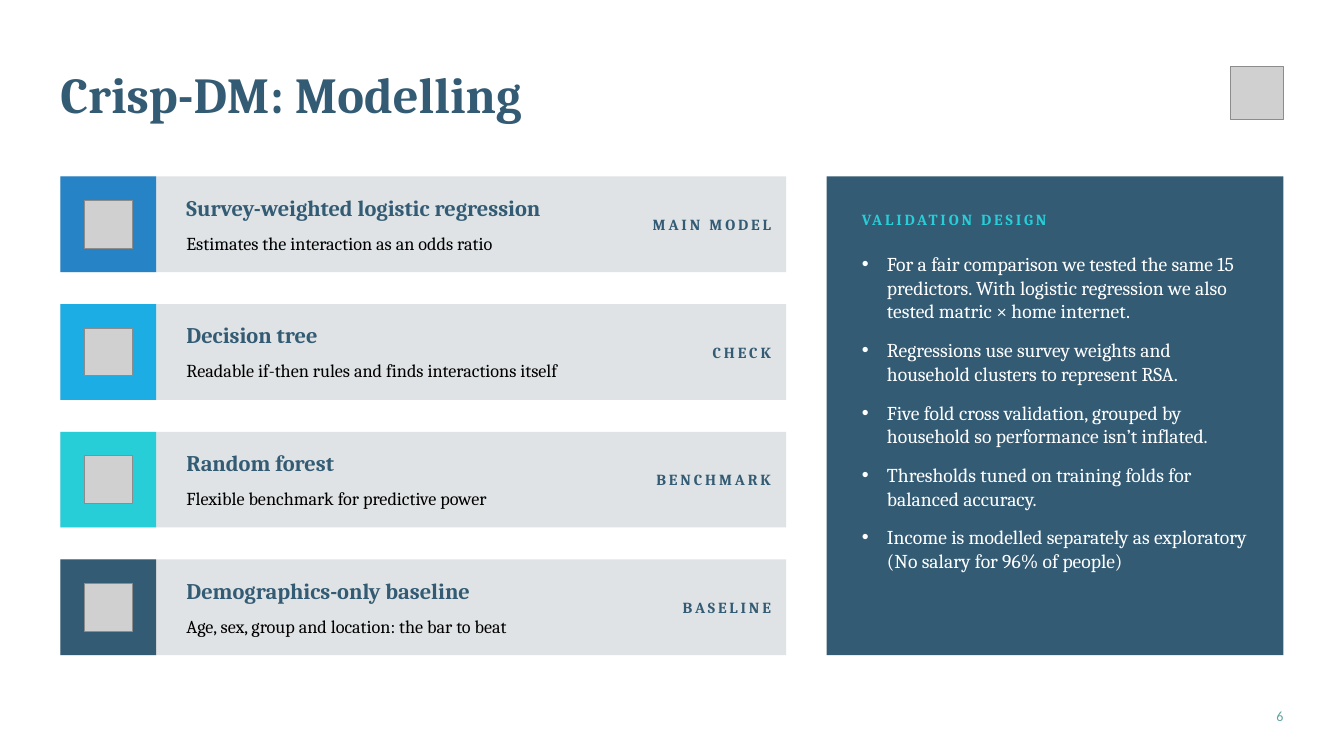
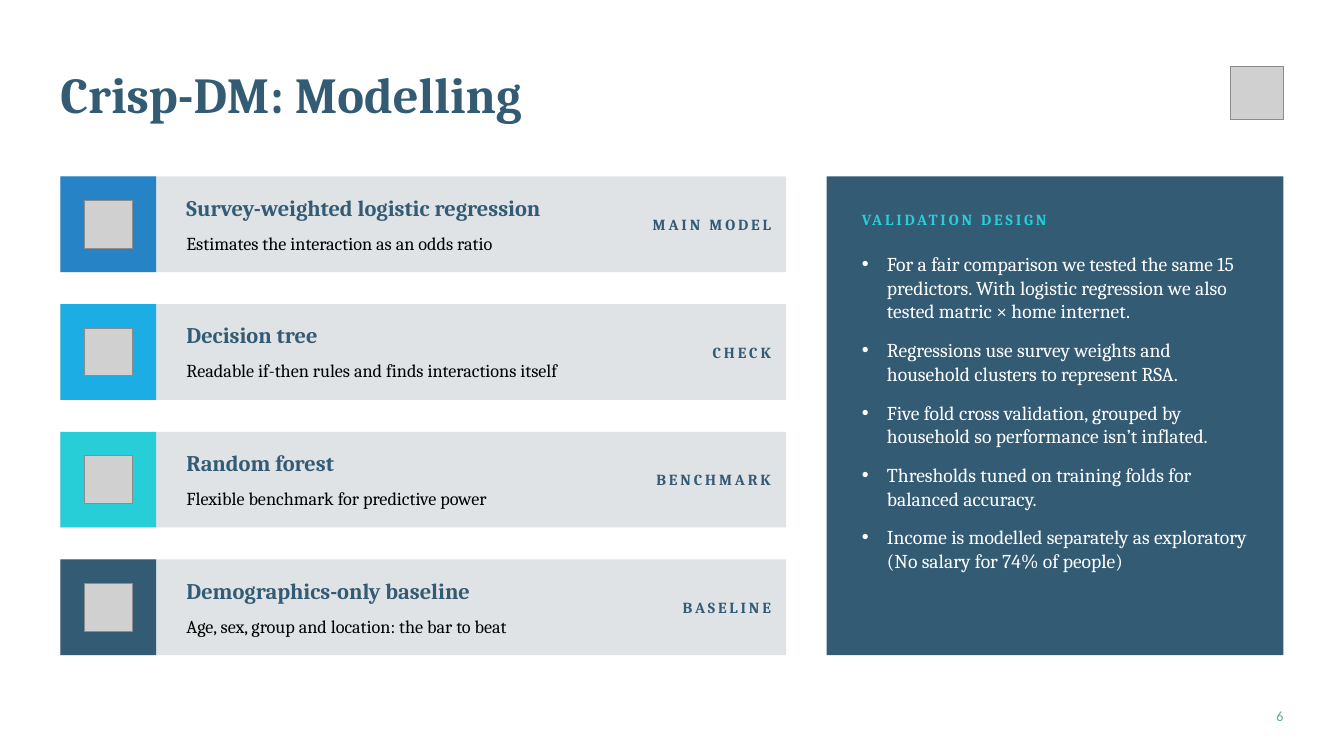
Before and after one commit to Henri-Claassen/BIN381, a slide deck: slide 6 of Documentation/Milestone Documentation/Milestone 4/BIN381 Project Final Presentation Submit.pptx. Drawn at 1344x756 pixels with LibreOffice and Linux fonts; fonts in the diff are those of the drawing; grey boxes stand for pictures. Boxes give left, top, right and bottom in pixels: in the first picture for what was removed or moved away, otherwise in the second. Text is boxed around its words. In the diff, an @@ line names an element or a change of style, - is before the commit and + after.

```diff
--- a/Documentation/Milestone Documentation/Milestone 4/BIN381 Project Final Presentation Submit.pptx
+++ b/Documentation/Milestone Documentation/Milestone 4/BIN381 Project Final Presentation Submit.pptx
@@ text at (887, 530, 1246, 572): text changed @@
-• Income is modelled separately as exploratory (No salary for 96% of people)
+• Income is modelled separately as exploratory (No salary for 74% of people)
```
Also in this commit, not shown: 4 other slides changed, 3 other files.
